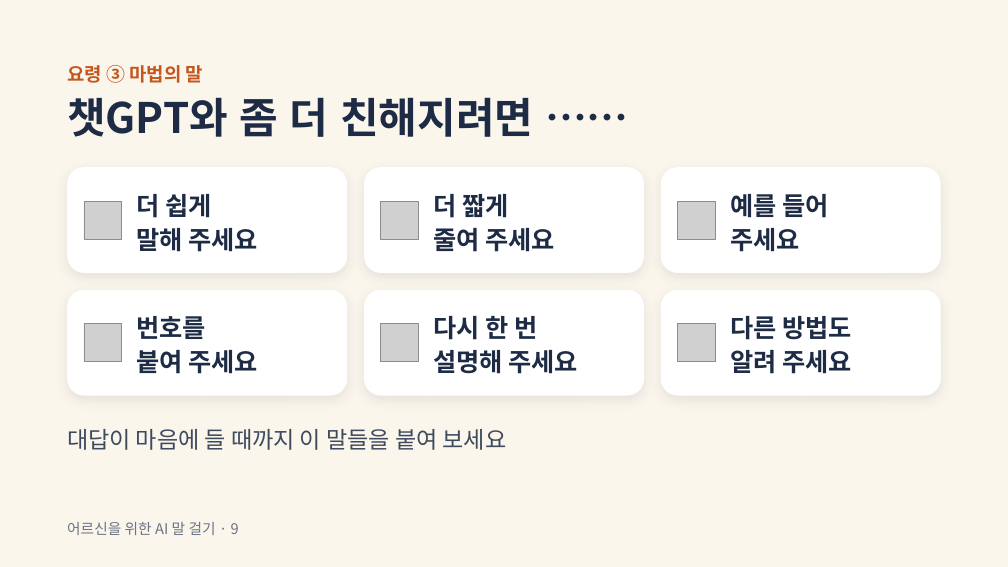
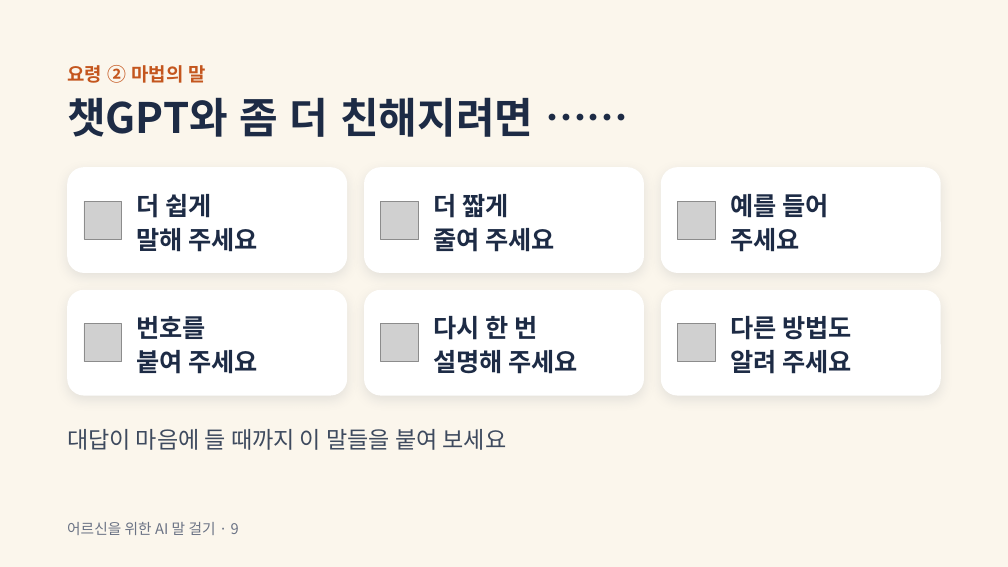
Before and after one commit to bbkilhyun0814-collab/---, a slide deck: slide 9 of ppt/ai와 함께 (카톡 챗GPT).pptx. Drawn at 1008x567 pixels with LibreOffice and Linux fonts; fonts in the diff are those of the drawing; grey boxes stand for pictures. Boxes give left, top, right and bottom in pixels: in the first picture for what was removed or moved away, otherwise in the second. Text is boxed around its words. In the diff, an @@ line names an element or a change of style, - is before the commit and + after.

```diff
--- a/ppt/ai와 함께 (카톡 챗GPT).pptx
+++ b/ppt/ai와 함께 (카톡 챗GPT).pptx
@@ text at [67, 65, 206, 83]: text changed @@
-요령 ③ 마법의 말
+요령 ② 마법의 말
```
Also in this commit, not shown: 3 other slides changed.
